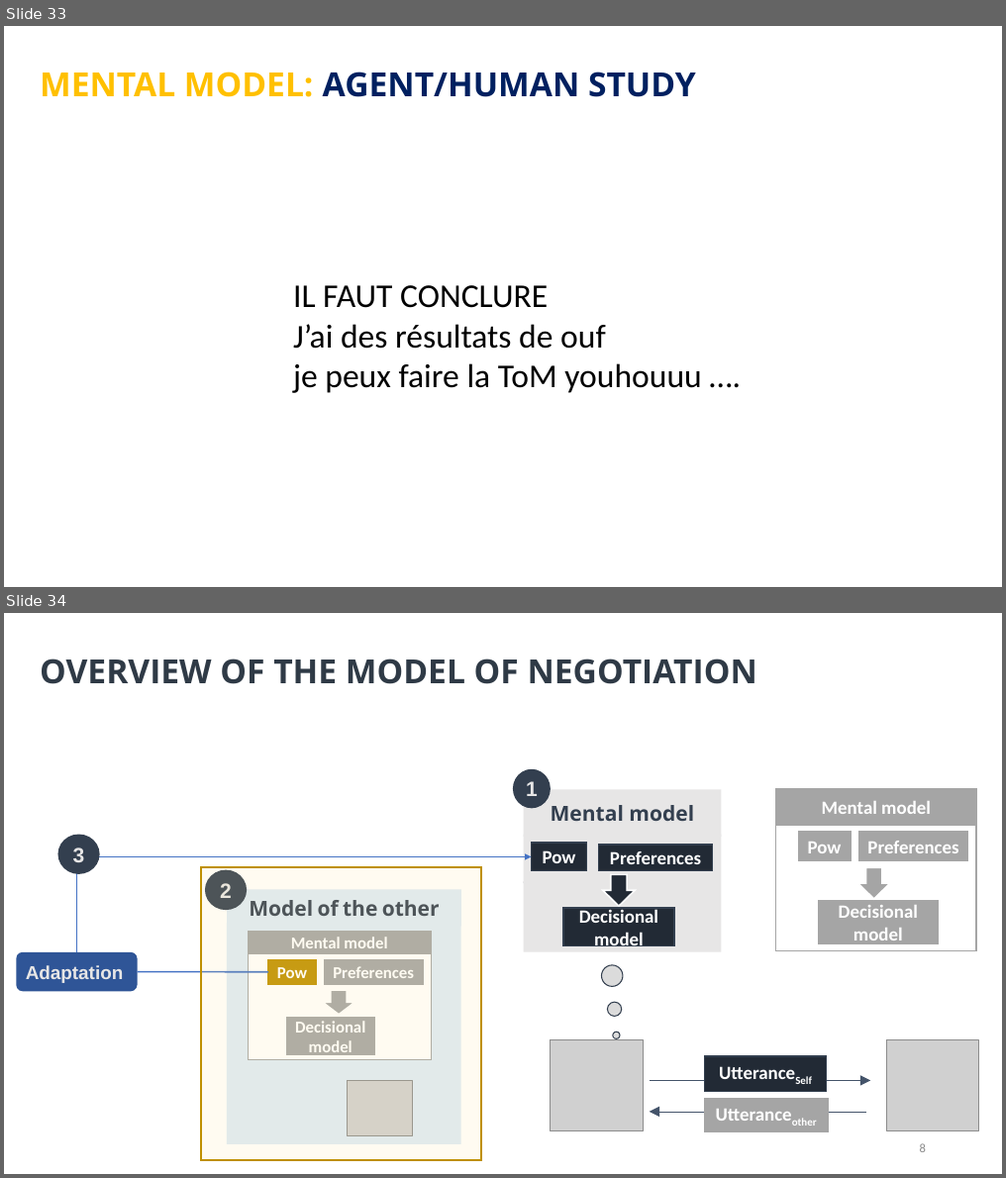
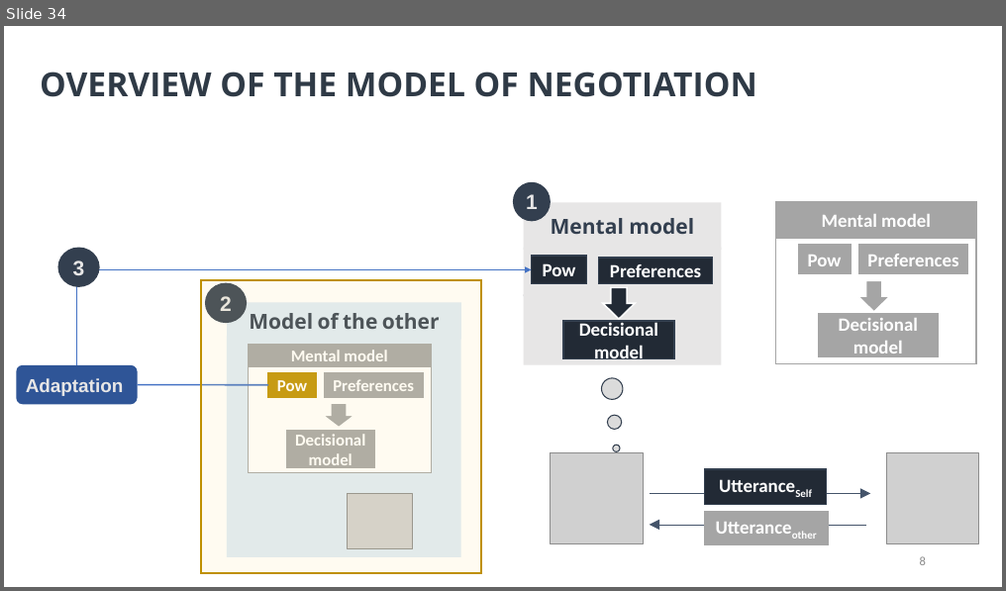
Before and after one commit to Olydia/Discolog, a slide deck: thesis_v2/presentation/thses.pptx. Shown one above the other, each under a label of ours: slides 33 and 34 before the commit, slide 34 after it. The pictures are 1006x1178 and 1006x591 pixels, drawn with LibreOffice and Linux fonts; fonts in the diff are those of the drawing; grey boxes stand for pictures. Boxes give left, top, right and bottom in pixels: in the first picture for what was removed or moved away, otherwise in the second. Text is boxed around its words. In the diff, an @@ line names an element or a change of style, - is before the commit and + after.

```diff
--- a/thesis_v2/presentation/thses.pptx
+++ b/thesis_v2/presentation/thses.pptx
@@ slide 33 removed at [4, 26, 1002, 587], background #FFFFFF @@
@@ text removed at [40, 72, 696, 97] @@
-MENTAL MODEL: AGENT/HUMAN STUDY
@@ text removed at [293, 285, 701, 393] @@
-IL FAUT CONCLURE
-J’ai des résultats de ouf
-je peux faire la ToM youhouuu ….
```
Also in this commit, not shown: 2 slides changed, 4 slides added.
